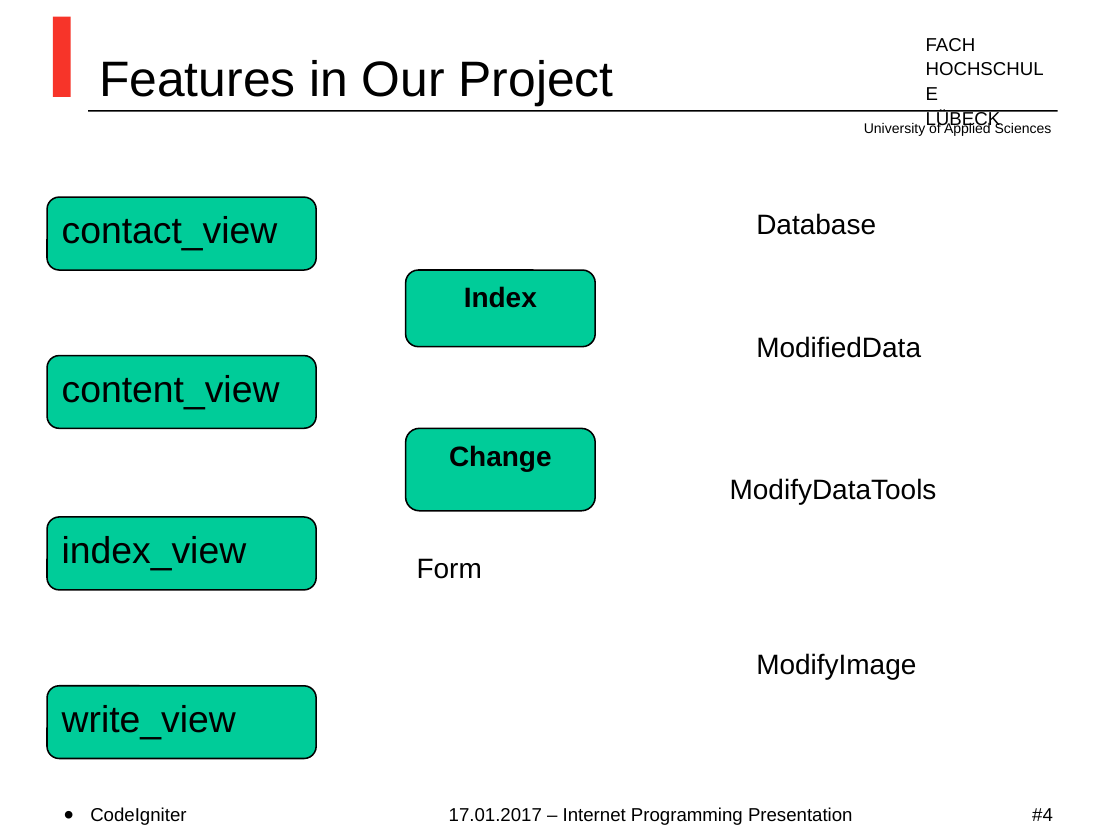
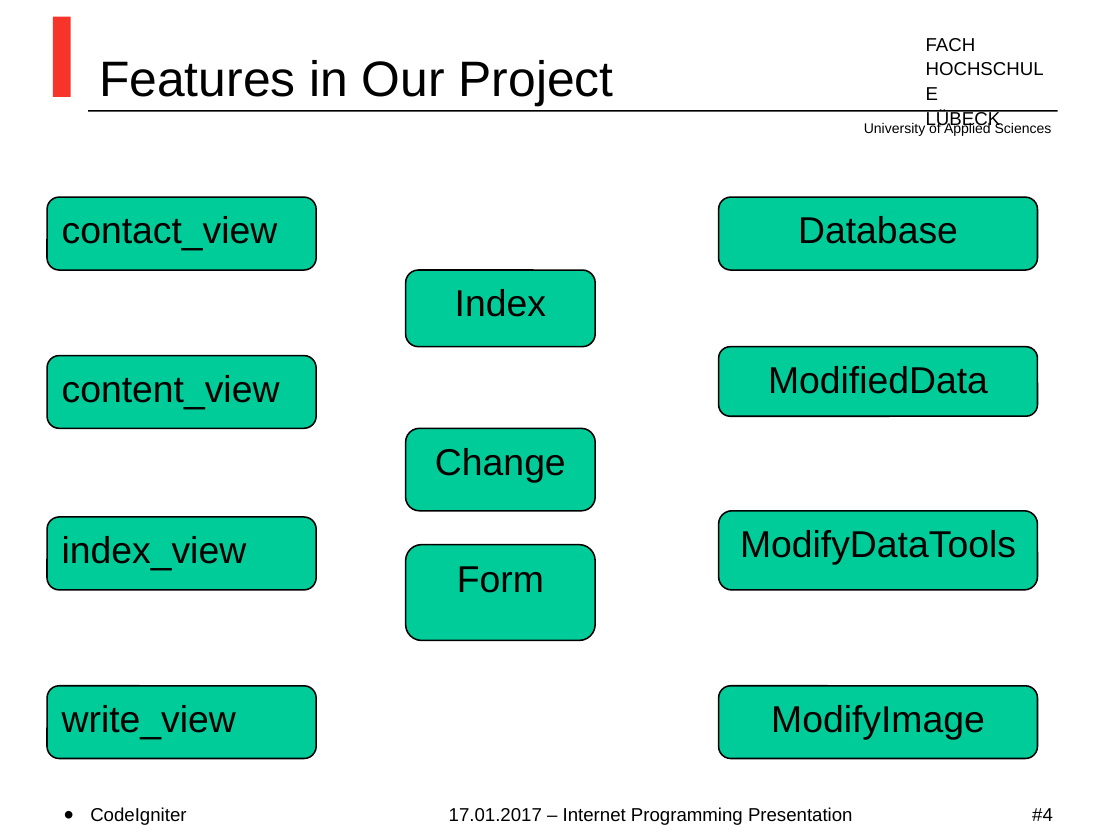
Before and after one commit to MirrShad/TiniBlog, a slide deck: slide 4 of Index.ppt. Drawn at 1120x840 pixels with LibreOffice and Linux fonts; fonts in the diff are those of the drawing; background and template pictures are left out. Boxes give left, top, right and bottom in pixels: in the first picture for what was removed or moved away, otherwise in the second. Text is boxed around its words. In the diff, an @@ line names an element or a change of style, - is before the commit and + after.

Commit message:
ppt complete

```diff
--- a/Index.ppt
+++ b/Index.ppt
@@ rounded rectangle "Database": place and size @@
-rounded rectangle "Database" at (756,213,876,235)
+rounded rectangle "Database" at (719,197,1038,270)
@@ rounded rectangle "Index" at (405,270,595,346): size 18 to 24 pt, bold off @@
@@ rounded rectangle "ModifiedData": place and size @@
-rounded rectangle "ModifiedData" at (756,336,921,358)
+rounded rectangle "ModifiedData" at (719,347,1038,417)
@@ rounded rectangle "Change" at (405,428,595,511): size 18 to 24 pt, bold off @@
@@ rounded rectangle "ModifyDataTools": place and size @@
-rounded rectangle "ModifyDataTools" at (730,478,937,504)
+rounded rectangle "ModifyDataTools" at (719,511,1038,590)
@@ rounded rectangle added at (405,544,595,641), fill #00CC99, outline #000000 0.99 pt, 24 pt, text #000000 @@
+Form
@@ size 18 to 24 pt; alignment left to centre; fill none to #00CC99; outline none to #000000 0.99 pt in 4 elements at (719,197,1038,270), (719,347,1038,417), (719,511,1038,590), (719,685,1038,758) @@
@@ rounded rectangle "ModifyImage": place and size @@
-rounded rectangle "ModifyImage" at (756,653,916,679)
+rounded rectangle "ModifyImage" at (719,685,1038,758)
```
Also in this commit, not shown: 5 other slides changed, 5 slides added.
